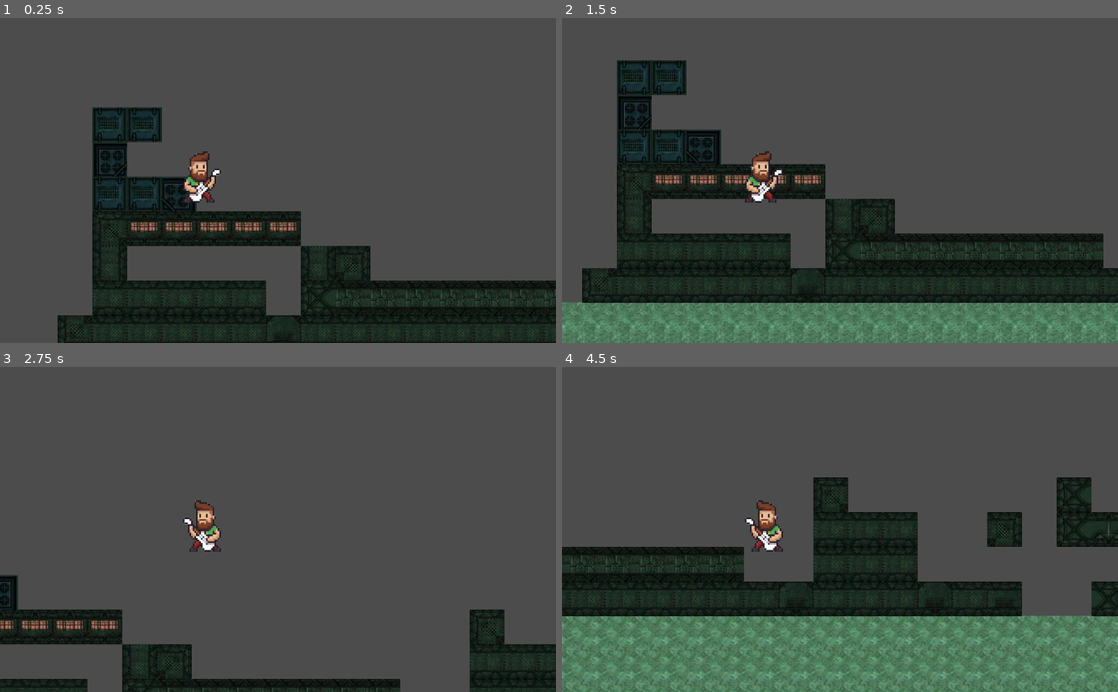
Above: before the commit, frames 1-4 (two rows, left to right).
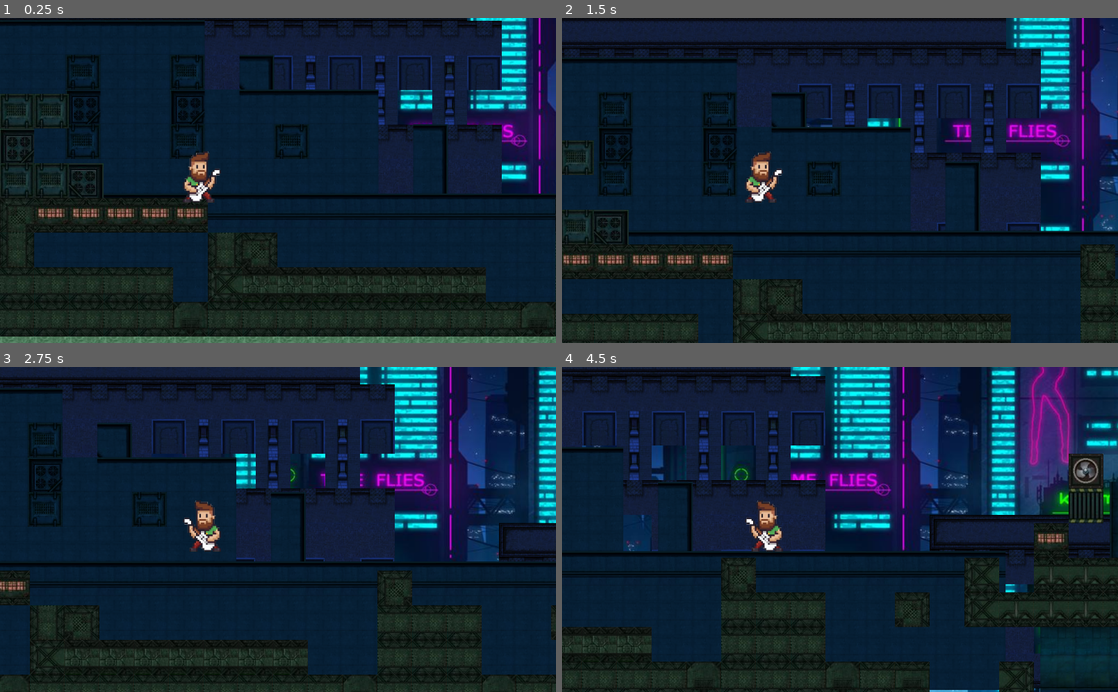
Above: after the commit, the same moments.

Repository: jsdev4/TDPV_PROG3__TP05
Game: Godot game, scene res://level0_demo.tscn
Two runs of this game, one before a commit and one after it. Both use one fixed random seed, a clock stepped at 60 frames per second and the inputs below.
Inputs:
- Up to frame 1 (0.25 s): no input
- Up to frame 2 (1.5 s): hold F (megabooster, bound only after the commit) 0.53-1.28 s; hold Right (move_right) from 0.53 s (still down); tap Space (jump) at 0.77 s; tap F (megabooster, bound only after the commit) at 1.35 s
- Up to frame 3 (2.75 s): tap Space (jump) at 1.52 s; release Right (move_right) at 2.03 s; hold Left (move_left) from 2.03 s (still down); hold F (megabooster, bound only after the commit) from 2.03 s (still down)
- Up to frame 4 (4.5 s): release Left (move_left) at 2.78 s; release F (megabooster, bound only after the commit) at 2.78 s; hold Right (move_right) 2.78-4.28 s; tap F (megabooster, bound only after the commit) at 2.85, 4.35 s; tap Space (jump) at 3.02, 3.77 s; hold F (megabooster, bound only after the commit) 3.53-4.28 s; hold Left (move_left) from 4.28 s (still down)

The runs differ from the first frame. In frame 1, 84% of the frame differs, in the area x 0-100%, y 0-100%; in frame 2, 87%; in frame 3, 93%; in frame 4, 90%.

Commit message:
Added tilemaps as parallax background
Added tilemaps with buildings (near and far).
Saved as scenes to modify later and can add a shader to get a more deep sensation.
Sligthy optimiztion in trees scenes.

Diff:
--- /dev/null
+++ b/TDPV_PROG3_GIL_FARELLO_JUAN_CARLOS_TPFINAL/Scripts/BackgroundScripts/background0_script.gd
@@ -0,0 +1,13 @@
+extends Node
+
+var color_to_change=Color()
+
+func _ready():
+
+	color_to_change=Color(1,1,1,1)
+func _process(delta):
+	color_to_change=Color(0.4,0.5,0.9,1.0)
+
+# Called every frame. 'delta' is the elapsed time since the previous frame.
+#func _process(delta):
+#	pass
--- a/TDPV_PROG3_GIL_FARELLO_JUAN_CARLOS_TPFINAL/Scripts/ExitLevel/exit_script.gd
+++ b/TDPV_PROG3_GIL_FARELLO_JUAN_CARLOS_TPFINAL/Scripts/ExitLevel/exit_script.gd
@@ -1,11 +1,8 @@
 extends Node
 signal has_finished
+
 func _ready():
 	connect("has_finished",get_node("../Player"),"_has_finished_the_level")
-
-# Called every frame. 'delta' is the elapsed time since the previous frame.
-#func _process(delta):
-#	pass
 
 
 func _on_ExitLevel_body_entered(body):
--- /dev/null
+++ b/TDPV_PROG3_GIL_FARELLO_JUAN_CARLOS_TPFINAL/Shaders/background01_shader.shader
@@ -0,0 +1,9 @@
+shader_type canvas_item;
+uniform vec4 received_color=vec4(0.2,0.4,1.0,1.0);
+void fragment()
+{
+    vec4 original_color = texture(TEXTURE, UV);
+	vec4 final_color;
+	final_color=original_color*received_color;
+	COLOR=final_color;
+}
--- /dev/null
+++ b/TDPV_PROG3_GIL_FARELLO_JUAN_CARLOS_TPFINAL/Shaders/background0_shader.shader
@@ -0,0 +1,9 @@
+shader_type canvas_item;
+uniform vec4 received_color=vec4(0.3,0.65,1.0,1.0);
+void fragment()
+{
+    vec4 original_color = texture(TEXTURE, UV);
+	vec4 final_color;
+	final_color=original_color*received_color;
+	COLOR=final_color;
+}
--- /dev/null
+++ b/TDPV_PROG3_GIL_FARELLO_JUAN_CARLOS_TPFINAL/background_0.tscn
@@ -0,0 +1,13 @@
+[gd_scene load_steps=4 format=2]
+
+[ext_resource path="res://Assets/Level_on_tiles/background_0.tmx" type="PackedScene" id=1]
+[ext_resource path="res://Shaders/background0_shader.shader" type="Shader" id=2]
+
+[sub_resource type="ShaderMaterial" id=1]
+shader = ExtResource( 2 )
+shader_param/received_color = Plane( 0.3, 0.65, 1, 1 )
+
+[node name="background_0" instance=ExtResource( 1 )]
+
+[node name="Capa de patrones 1" parent="." index="0"]
+material = SubResource( 1 )
--- /dev/null
+++ b/TDPV_PROG3_GIL_FARELLO_JUAN_CARLOS_TPFINAL/background_01.tscn
@@ -0,0 +1,14 @@
+[gd_scene load_steps=4 format=2]
+
+[ext_resource path="res://Assets/Level_on_tiles/background_01.tmx" type="PackedScene" id=1]
+[ext_resource path="res://Shaders/background01_shader.shader" type="Shader" id=2]
+
+[sub_resource type="ShaderMaterial" id=1]
+shader = ExtResource( 2 )
+shader_param/received_color = Plane( 0.2, 0.4, 1, 1 )
+
+[node name="background_01" instance=ExtResource( 1 )]
+
+[node name="Capa de patrones 1" parent="." index="0"]
+editor/display_folded = false
+material = SubResource( 1 )
--- a/TDPV_PROG3_GIL_FARELLO_JUAN_CARLOS_TPFINAL/level0_demo.tscn
+++ b/TDPV_PROG3_GIL_FARELLO_JUAN_CARLOS_TPFINAL/level0_demo.tscn
@@ -8,6 +8,9 @@
 [ext_resource path="res://Assets/Images/dummy_for_test.png" type="Texture" id=6]
 [ext_resource path="res://ExitLevel.tscn" type="PackedScene" id=7]
 [ext_resource path="res://Scripts/ExitLevel/exit_script.gd" type="Script" id=8]
+[ext_resource path="res://Assets/Images/time_flies_by_kvacm_ddm3pch-fullview.jpg" type="Texture" id=9]
+[ext_resource path="res://background_01.tscn" type="PackedScene" id=10]
+[ext_resource path="res://background_0.tscn" type="PackedScene" id=11]
 
 [sub_resource type="RectangleShape2D" id=1]
 extents = Vector2( 502.219, 122.343 )
@@ -25,7 +28,7 @@
 0/z_index = 0
 
 [sub_resource type="RectangleShape2D" id=3]
-extents = Vector2( 57.0091, 193.305 )
+extents = Vector2( 130.064, 193.305 )
 
 [sub_resource type="RectangleShape2D" id=4]
 extents = Vector2( 60.3093, 29.5881 )
@@ -81,25 +84,31 @@
 [sub_resource type="RectangleShape2D" id=21]
 extents = Vector2( 35.79, 49.6313 )
 
-[node name="Node2D" type="Node2D"]
-
-[node name="Node2D_water" parent="." instance=ExtResource( 1 )]
+[node name="Level0" type="Node2D"]
+
+[node name="Water" parent="." instance=ExtResource( 1 )]
+editor/display_folded = true
 position = Vector2( 404.15, 378.301 )
 
-[node name="Area2D" type="Area2D" parent="Node2D_water"]
+[node name="Node2D" parent="Water" instance=ExtResource( 1 )]
+
+[node name="Area2D" type="Area2D" parent="Water"]
+editor/display_folded = true
 position = Vector2( 1605.78, 271.625 )
 script = ExtResource( 2 )
 
-[node name="CollisionShape2D" type="CollisionShape2D" parent="Node2D_water/Area2D"]
+[node name="CollisionShape2D" type="CollisionShape2D" parent="Water/Area2D"]
 position = Vector2( 19.0535, 44.6952 )
 shape = SubResource( 1 )
 
 [node name="TileMap_for_level" type="TileMap" parent="."]
+editor/display_folded = true
 position = Vector2( 41.2534, -4.76001 )
 tile_set = SubResource( 2 )
 format = 1
 
 [node name="level_0" parent="TileMap_for_level" instance=ExtResource( 4 )]
+editor/display_folded = true
 position = Vector2( 0, -704 )
 
 [node name="StaticBody2DForGround" type="StaticBody2D" parent="TileMap_for_level/level_0"]
@@ -114,11 +123,10 @@
 polygon = PoolVector2Array( 2440.03, 1219.75, 2440.03, 1280.75, 12799.3, 1274.75, 12799.1, 1158.5, 11954, 1157.3, 10428 …(317 unchanged characters)…
 
 [node name="StaticBody2DForLevelLimits" type="StaticBody2D" parent="TileMap_for_level/level_0"]
-editor/display_folded = true
 position = Vector2( -185.008, 891.405 )
 
 [node name="CollisionShape2D" type="CollisionShape2D" parent="TileMap_for_level/level_0/StaticBody2DForLevelLimits"]
-position = Vector2( 238.822, 15.0686 )
+position = Vector2( 316.568, 13.4819 )
 shape = SubResource( 3 )
 
 [node name="CollisionShape2D2" type="CollisionShape2D" parent="TileMap_for_level/level_0/StaticBody2DForLevelLimits"]
@@ -276,7 +284,7 @@
 "Player",
 ]]
 editor/display_folded = true
-position = Vector2( 230, 230 )
+position = Vector2( 400.159, 255.105 )
 script = ExtResource( 5 )
 GRAVITY = 250.0
 WALK_FORCE = 150.0
@@ -300,5 +308,32 @@
 
 [node name="ExitLevel" parent="." instance=ExtResource( 7 )]
 script = ExtResource( 8 )
-[connection signal="body_entered" from="Node2D_water/Area2D" to="Node2D_water/Area2D" method="_on_Area2D_body_entered"]
+
+[node name="Background" type="CanvasLayer" parent="."]
+
+[node name="ParallaxBackground" type="ParallaxBackground" parent="Background"]
+
+[node name="Background" type="ParallaxLayer" parent="Background/ParallaxBackground"]
+motion_scale = Vector2( 0.5, 0 )
+motion_mirroring = Vector2( 1440, 0 )
+
+[node name="Sprite" type="Sprite" parent="Background/ParallaxBackground/Background"]
+position = Vector2( 584.384, 95.5895 )
+scale = Vector2( 1.35255, 1.33484 )
+texture = ExtResource( 9 )
+
+[node name="FarParallaxLayer" type="ParallaxLayer" parent="Background/ParallaxBackground"]
+position = Vector2( 22, 128 )
+motion_scale = Vector2( 0.6, 0.6 )
+
+[node name="background_02" parent="Background/ParallaxBackground/FarParallaxLayer" instance=ExtResource( 10 )]
+position = Vector2( -494.127, -765 )
+
+[node name="NearParallaxLayer" type="ParallaxLayer" parent="Background/ParallaxBackground"]
+position = Vector2( 109.7, 58.2621 )
+motion_scale = Vector2( 0.8, 0.8 )
+
+[node name="background_0" parent="Background/ParallaxBackground/NearParallaxLayer" instance=ExtResource( 11 )]
+position = Vector2( -313.354, -767.503 )
+[connection signal="body_entered" from="Water/Area2D" to="Water/Area2D" method="_on_Area2D_body_entered"]
 [connection signal="body_entered" from="ExitLevel" to="ExitLevel" method="_on_ExitLevel_body_entered"]
--- a/TDPV_PROG3_GIL_FARELLO_JUAN_CARLOS_TPFINAL/project.godot
+++ b/TDPV_PROG3_GIL_FARELLO_JUAN_CARLOS_TPFINAL/project.godot
@@ -40,6 +40,11 @@
 "events": [ Object(InputEventKey,"resource_local_to_scene":false,"resource_name":"","device":0,"alt":false,"shift":false,"control":false,"meta":false,"command":false,"pressed":false,"scancode":32,"unicode":0,"echo":false,"script":null)
  ]
 }
+megabooster={
+"deadzone": 0.5,
+"events": [ Object(InputEventKey,"resource_local_to_scene":false,"resource_name":"","device":0,"alt":false,"shift":false,"control":false,"meta":false,"command":false,"pressed":false,"scancode":70,"unicode":0,"echo":false,"script":null)
+ ]
+}
 
 [rendering]
 
--- a/TDPV_PROG3_GIL_FARELLO_JUAN_CARLOS_TPFINAL/water_scene.tscn
+++ b/TDPV_PROG3_GIL_FARELLO_JUAN_CARLOS_TPFINAL/water_scene.tscn
@@ -94,8 +94,7 @@
 8/shapes = [  ]
 8/z_index = 0
 
-[sub_resource type="Animation" id=2]
-resource_name = "water"
+[sub_resource type="Animation" id=3]
 length = 1.2
 loop = true
 tracks/0/type = "value"
@@ -114,10 +113,10 @@
 [node name="Node2D" type="Node2D"]
 
 [node name="TileMap" type="TileMap" parent="."]
-tile_set = SubResource( 1 )
+tile_set = SubResource( 4 )
 format = 1
 tile_data = PoolIntArray( 262130, 0, 0, 262131, 0, 0, 262132, 0, 0, 262133, 0, 0, 262134, 0, 0, 262135, 0, 0, 262136, 0 …(9063 unchanged characters)…
 
 [node name="AnimationPlayer" type="AnimationPlayer" parent="."]
 autoplay = "water"
-anims/water = SubResource( 2 )
+anims/water = SubResource( 3 )
Binary file added: TDPV_PROG3_GIL_FARELLO_JUAN_CARLOS_TPFINAL/Assets/Images/time_flies_by_kvacm_ddm3pch-fullview.jpg
Not shown, added: TDPV_PROG3_GIL_FARELLO_JUAN_CARLOS_TPFINAL/Assets/Images/time_flies_by_kvacm_ddm3pch-fullview.jpg.import
Not shown, added: TDPV_PROG3_GIL_FARELLO_JUAN_CARLOS_TPFINAL/Assets/Level_on_tiles/background_0.tmx
Not shown, added: TDPV_PROG3_GIL_FARELLO_JUAN_CARLOS_TPFINAL/Assets/Level_on_tiles/background_0.tmx.import
Not shown, added: TDPV_PROG3_GIL_FARELLO_JUAN_CARLOS_TPFINAL/Assets/Level_on_tiles/background_01.tmx
Not shown, added: TDPV_PROG3_GIL_FARELLO_JUAN_CARLOS_TPFINAL/Assets/Level_on_tiles/background_01.tmx.import
Not shown: 1 places in TDPV_PROG3_GIL_FARELLO_JUAN_CARLOS_TPFINAL/level0_demo.tscn that only renumber resources
Not shown: 1 places in TDPV_PROG3_GIL_FARELLO_JUAN_CARLOS_TPFINAL/water_scene.tscn that only renumber resources
